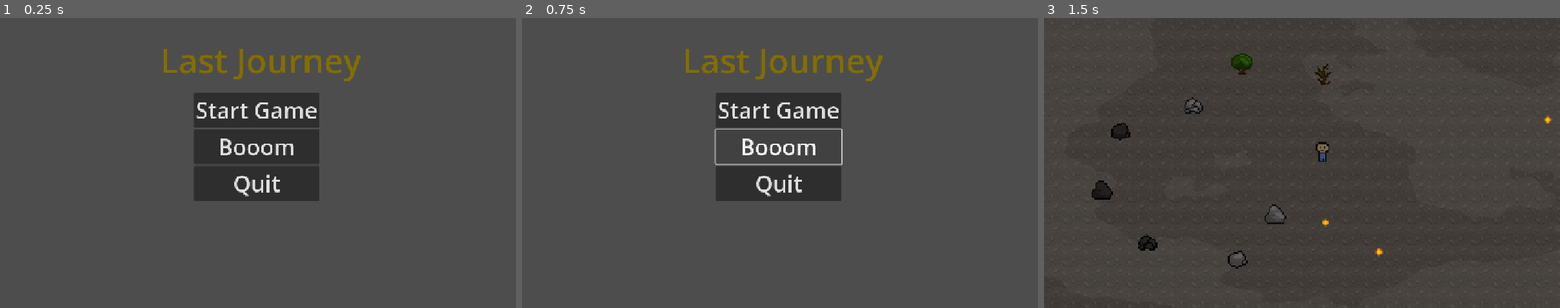
Above: before the commit, frames 1-3 (left to right).
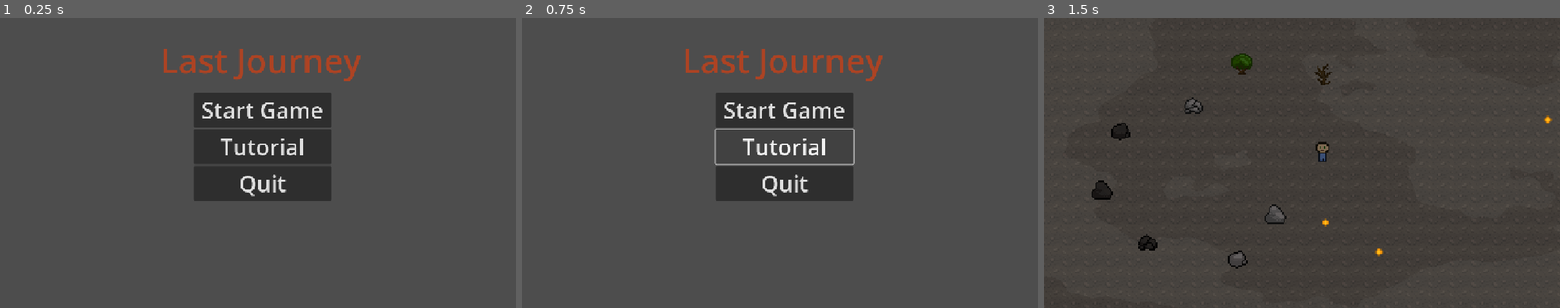
Above: after the commit, the same moments.

Repository: MaxAtoms/fading-life
Game: Godot game, scene res://ui/main_menu.tscn
Same seed, same stepped clock (60 frames per second), same inputs: the game is played once before the commit and once after it.
Inputs:
- Up to frame 1 (0.25 s): no input
- Up to frame 2 (0.75 s): click "Booom" (after the commit: "Tutorial") at 0.5 s
- Up to frame 3 (1.5 s): click "Start Game" at 1.25 s

The runs differ from the first frame. In frame 1, 3.2% of the frame differs, in the area x 31-70%, y 10-64%; in frame 2, 3.0%; in frame 3, nothing differs.

Commit message:
walking speed

Diff:
--- a/player/Player.tscn
+++ b/player/Player.tscn
@@ -106,6 +106,11 @@
 	move_and_slide()
 
 func _set_health(value):
+	var temp = float(health) / max_health
+	print(temp)
+	speed = round(max_speed * temp)
+	print(\"speed \",speed,\"max speed \", max_speed,\"health \", health,\"max health \", max_health)
+
 	if value >= 0:
 		health = value
 		healthbar.value = value
@@ -307,6 +312,8 @@
 script = SubResource("GDScript_kpjcp")
 
 [node name="PlayerCollisionShape" type="CollisionShape2D" parent="."]
+position = Vector2(0, 0.5)
+scale = Vector2(0.99268, 0.88138)
 shape = SubResource("CapsuleShape2D_u8vxv")
 
 [node name="Camera2D" type="Camera2D" parent="."]
--- a/ui/main_menu.tscn
+++ b/ui/main_menu.tscn
@@ -18,7 +18,7 @@
 offset_top = 42.0
 offset_right = 806.0
 offset_bottom = 145.0
-theme_override_colors/font_color = Color(0.517647, 0.431373, 0, 1)
+theme_override_colors/font_color = Color(0.678431, 0.262745, 0.137255, 1)
 theme_override_font_sizes/font_size = 75
 text = "Last Journey"
 horizontal_alignment = 1
@@ -34,13 +34,13 @@
 [node name="StartButton" type="Button" parent="VBoxContainer"]
 layout_mode = 2
 theme_override_font_sizes/font_size = 50
-text = "Start Game"
+text = " Start Game "
 script = ExtResource("1_t7e0r")
 
 [node name="WhateverButton" type="Button" parent="VBoxContainer"]
 layout_mode = 2
 theme_override_font_sizes/font_size = 50
-text = "Booom"
+text = "Tutorial"
 
 [node name="QuitButton" type="Button" parent="VBoxContainer"]
 layout_mode = 2
